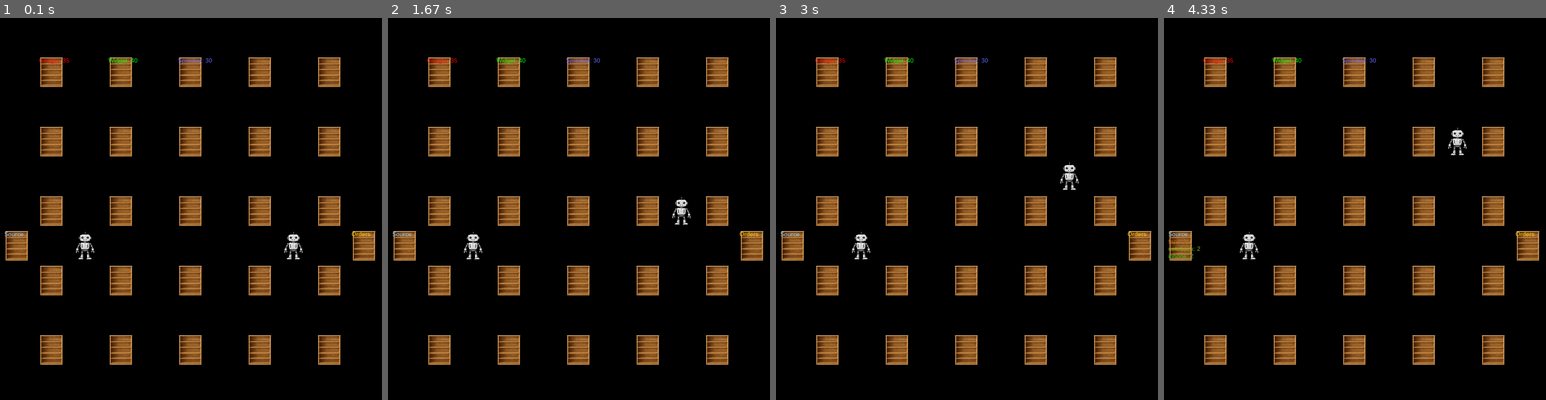
Above: before the commit, frames 1-4 (left to right).
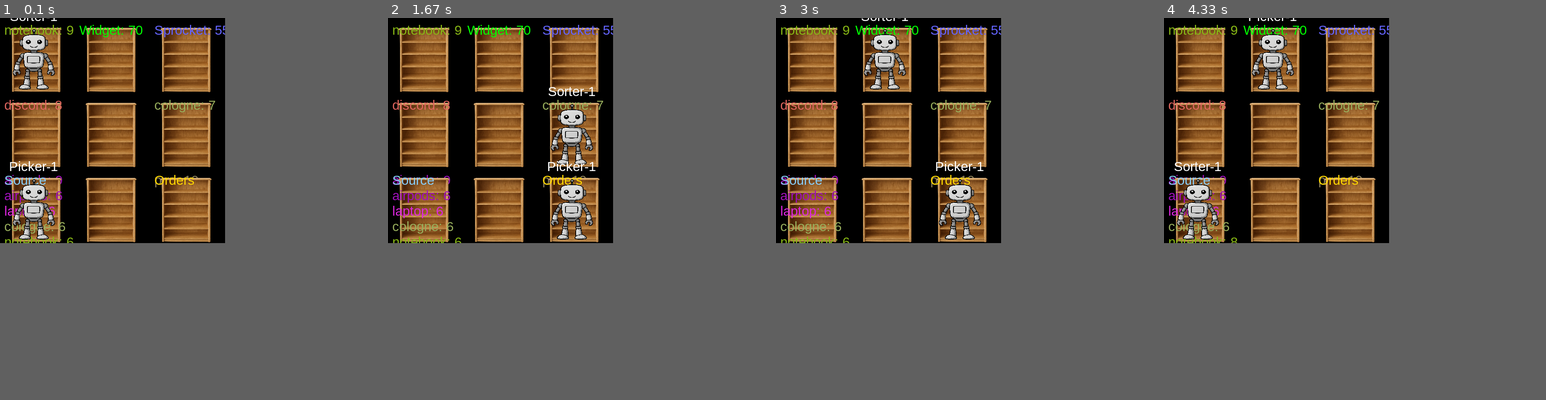
Above: after the commit, the same moments.

Repository: mtfehrer/cs476-project
Game: pygame game, started from updated2d/main.py
The game is run twice, just before and just after one commit, with the same random seed, the same clock (stepped at 60 frames per second) and the same inputs.
Inputs:
- Up to frame 1 (0.1 s): no input
- Up to frame 2 (1.67 s): no input
- Up to frame 3 (3 s): tap 1 at 1.83 s
- Up to frame 4 (4.33 s): tap 2 at 3.17 s
In our replay, the window is 891x891 before the commit and 525x525 after it. These sizes can differ from the game's own. Grey fills any space a smaller window leaves; there, only what the larger window draws over its background counts as a difference.

The runs differ from the first frame. In frame 1, 27% of the frame differs, in the area x 1-99%, y 0-91%; in frame 2, 27%, in the area x 1-99%, y 1-91%; in frame 3, 27%; in frame 4, 27%.

Commit message:
made few changes

Diff:
--- a/updated2d/constants.py
+++ b/updated2d/constants.py
@@ -8,6 +8,8 @@
 BASE_GRID_SIZE = 175
 MAX_SCREEN_WIDTH = 1400
 MAX_SCREEN_HEIGHT = 900
+ORDER_PICKUP_DELAY_SECONDS = 180
+STARTER_SHIPMENT_QUANTITY = 6
 IMPORTER_MIN_SHIPMENTS = 1
 IMPORTER_MAX_SHIPMENTS = 3
 IMPORTER_MIN_UNITS = 1
@@ -18,22 +20,11 @@
 SHELF_IMAGE_PATH = "shelf.png"
 
 
-def _build_storage_map(shelf_rows: int, shelf_cols: int):
-	rows = shelf_rows * 2 + 1
-	cols = shelf_cols * 2 + 1
-	layout = []
-	for r in range(rows):
-		row = []
-		for c in range(cols):
-			if r % 2 == 1 and c % 2 == 1:
-				row.append(1)
-			else:
-				row.append(0)
-		layout.append(row)
-	return layout
-
-
-MAP_LAYOUT = _build_storage_map(5, 5)
+MAP_LAYOUT = [
+	[1, 1, 1],
+	[1, 1, 1],
+	[1, 1, 1],
+]
 GRID_SIZE = min(
 	BASE_GRID_SIZE,
 	MAX_SCREEN_WIDTH // len(MAP_LAYOUT[0]),
@@ -93,30 +84,56 @@
 		random.randint(0, 255),
 		random.randint(0, 255),
 	)
+STARTER_SORT_ITEMS = [
+	"laptop",
+	"airpods",
+	"toothpaste",
+	"notebook",
+	"discord",
+	"pen",
+	"cologne",
+]
 
 ITEM_HOME_LOCATIONS = {}
 for idx, item in enumerate(item_colors.keys()):
 	ITEM_HOME_LOCATIONS[item] = SHELF_POSITIONS[idx % len(SHELF_POSITIONS)]
 
 INITIAL_STOCK = {
-	ITEM_HOME_LOCATIONS["Widget"]: {"Widget": 40},
-	ITEM_HOME_LOCATIONS["Gadget"]: {"Gadget": 35},
-	ITEM_HOME_LOCATIONS["Sprocket"]: {"Sprocket": 30},
+	ITEM_HOME_LOCATIONS["Widget"]: {"Widget": 70},
+	ITEM_HOME_LOCATIONS["Gadget"]: {"Gadget": 60},
+	ITEM_HOME_LOCATIONS["Sprocket"]: {"Sprocket": 55},
+	ITEM_HOME_LOCATIONS["laptop"]: {"laptop": 10},
+	ITEM_HOME_LOCATIONS["airpods"]: {"airpods": 9},
+	ITEM_HOME_LOCATIONS["toothpaste"]: {"toothpaste": 11},
+	ITEM_HOME_LOCATIONS["notebook"]: {"notebook": 9},
+	ITEM_HOME_LOCATIONS["discord"]: {"discord": 8},
+	ITEM_HOME_LOCATIONS["pen"]: {"pen": 10},
+	ITEM_HOME_LOCATIONS["cologne"]: {"cologne": 7},
 }
 
 ROBOT_CONFIG = [
-	{"role": "sorter", "position": (middle_row, 2)},
-	{"role": "picker", "position": (middle_row, len(MAP_LAYOUT[0]) - 3)},
+	{"role": "sorter", "position": (middle_row, 1), "name": "Sorter-1"},
+	{"role": "picker", "position": (0, 1), "name": "Picker-1"},
 ]
 
 USER_ORDER_KEY_BINDINGS = {
-	pygame.K_1: [("Widget", 5)],
-	pygame.K_2: [("Gadget", 3), ("Widget", 2)],
-	pygame.K_3: [("Sprocket", 2), ("Gadget", 1), ("Widget", 1)],
+	pygame.K_1: [("Widget", 12)],
+	pygame.K_2: [("Gadget", 8), ("Widget", 6)],
+	pygame.K_3: [("Sprocket", 6), ("Gadget", 4), ("Widget", 5)],
 }
 
 SAMPLE_ORDERS = [
-	[("Widget", 2), ("Gadget", 1)],
-	[("Sprocket", 3), ("Widget", 1)],
-	[("Gadget", 2), ("Sprocket", 2)],
+	[("laptop", 18), ("airpods", 14)],
+	[("toothpaste", 22), ("notebook", 18)],
+	[("discord", 14), ("pen", 12), ("cologne", 10)],
 ]
+
+# Orders queued immediately at startup to demonstrate picker traffic.
+DEMO_ORDERS = [
+	[("Widget", 12), ("Gadget", 10)],
+	[("Sprocket", 14), ("Widget", 8)],
+	[("laptop", 6), ("toothpaste", 6)],
+	[("pen", 8), ("discord", 6)],
+	[("airpods", 8), ("cologne", 5)],
+	[("notebook", 8), ("Widget", 6), ("Gadget", 4)],
+]
--- a/updated2d/main.py
+++ b/updated2d/main.py
@@ -1,5 +1,7 @@
 import pygame
 import sys
+import random
+from collections import deque
 
 from importer import Importer
 from warehouse import Warehouse
@@ -20,6 +22,9 @@
 	RECEIVING_STATION_POSITIONS,
 	USER_ORDER_KEY_BINDINGS,
 	SAMPLE_ORDERS,
+	STARTER_SORT_ITEMS,
+	STARTER_SHIPMENT_QUANTITY,
+	DEMO_ORDERS,
 )
 
 screen = pygame.display.set_mode(SCREEN_SIZE)
@@ -42,13 +47,26 @@
 	for item_name, quantity in inventory.items():
 		warehouse.stock_shelf(position, item_name, quantity)
 
+starter_items = list(STARTER_SORT_ITEMS)
+random.shuffle(starter_items)
+for item_name in starter_items:
+	warehouse.receive_incoming_shipment(item_name, STARTER_SHIPMENT_QUANTITY)
+
 for robot_config in ROBOT_CONFIG:
-	warehouse.add_robot(robot_config["position"], role=robot_config["role"])
+	warehouse.add_robot(robot_config["position"], role=robot_config["role"], name=robot_config.get("name"))
+
+for idx, demo_order in enumerate(DEMO_ORDERS, start=1):
+	description = ", ".join(f"{quantity}x {item}" for item, quantity in demo_order)
+	print(f"Queuing demo order {idx}: {description}")
+	warehouse.create_user_order(demo_order)
+
+pending_sample_orders = deque(SAMPLE_ORDERS)
+SAMPLE_ORDER_ATTEMPT_INTERVAL = max(1, FRAMERATE // 2)
+sample_order_timer = SAMPLE_ORDER_ATTEMPT_INTERVAL
 
 for idx, sample_order in enumerate(SAMPLE_ORDERS, start=1):
 	description = ", ".join(f"{quantity}x {item}" for item, quantity in sample_order)
-	print(f"Auto-queuing sample order {idx}: {description}")
-	warehouse.create_user_order(sample_order)
+	print(f"Preparing sample order {idx}: {description}")
 
 for key, order in USER_ORDER_KEY_BINDINGS.items():
 	key_name = pygame.key.name(key)
@@ -79,6 +97,13 @@
 		warehouse_importer.add_random_item()
 		add_items_timer = 0
 
+	sample_order_timer += 1
+	if pending_sample_orders and sample_order_timer >= SAMPLE_ORDER_ATTEMPT_INTERVAL:
+		sample_order_timer = 0
+		next_sample_order = pending_sample_orders[0]
+		queued = warehouse.create_user_order(next_sample_order)
+		if queued:
+			pending_sample_orders.popleft()
 
 	warehouse.update(should_move)
 
--- a/updated2d/robot.py
+++ b/updated2d/robot.py
@@ -1,144 +1,42 @@
-import heapq
-from typing import Dict, List, Optional, Tuple
+from typing import Optional, Tuple
 
 from task import Task
 
 
 class MainRobot:
-	def __init__(self, position: Tuple[int, int], robot_id: int, role: str, warehouse):
+	def __init__(self, position: Tuple[int, int], robot_id: int, role: str, warehouse, name: Optional[str] = None):
 		self.position = position
 		self.robot_id = robot_id
 		self.role = role
+		self.name = name or f"{role.capitalize()} #{robot_id}"
 		self.warehouse = warehouse
-		self.path: List[Tuple[int, int]] = []
 		self.current_order: Optional[Task] = None
-		self.inventory: Dict[str, int] = {}
-		self.state = "idle"
+		self.path = []
 
 	def is_available(self) -> bool:
-		return self.state == "idle" and self.current_order is None and not self.path
+		return True
 
 	def goto(self, target: Tuple[int, int]):
-		self.path = self._astar(self.position, target)
-		print("calculated path")
-		print(self.path)
-		if self.path:
-			self.path = self.path[1:]
-			if self.path:
-				self.state = "moving"
-			else:
-				self.state = "idle"
-				if self.current_order:
-					self._fulfill_order()
-				else:
-					self.warehouse.notify_robot_idle(self)
-		else:
-			self.state = "idle"
-			if self.current_order is None:
-				self.warehouse.notify_robot_idle(self)
+		self.position = target
 
-	def _astar(self, start: Tuple[int, int], goal: Tuple[int, int]) -> List[Tuple[int, int]]:
-		def heuristic(a: Tuple[int, int], b: Tuple[int, int]) -> int:
-			return abs(a[0] - b[0]) + abs(a[1] - b[1])
-
-		def get_neighbors(pos: Tuple[int, int]) -> List[Tuple[int, int]]:
-			neighbors = []
-			for dr, dc in [(0, 1), (1, 0), (0, -1), (-1, 0)]:
-				new_r, new_c = pos[0] + dr, pos[1] + dc
-				if 0 <= new_r < len(self.warehouse.map_) and 0 <= new_c < len(self.warehouse.map_[0]):
-					if self.warehouse.map_[new_r][new_c] == 0 or (new_r, new_c) == goal:
-						if not self.warehouse.is_position_occupied(new_r, new_c, exclude_robot=self.robot_id):
-							neighbors.append((new_r, new_c))
-			return neighbors
-
-		frontier = [(0, start)]
-		came_from = {start: None}
-		cost_so_far = {start: 0}
-
-		while frontier:
-			_, current = heapq.heappop(frontier)
-
-			if current == goal:
-				break
-
-			for next_pos in get_neighbors(current):
-				new_cost = cost_so_far[current] + 1
-
-				if next_pos not in cost_so_far or new_cost < cost_so_far[next_pos]:
-					cost_so_far[next_pos] = new_cost
-					priority = new_cost + heuristic(next_pos, goal)
-					heapq.heappush(frontier, (priority, next_pos))
-					came_from[next_pos] = current
-
-		if goal not in came_from:
-			return []
-
-		path = []
-		current = goal
-		while current is not None:
-			path.append(current)
-			current = came_from[current]
-		path.reverse()
-		return path
+	def peek_next_step(self) -> Optional[Tuple[int, int]]:
+		return None
 
 	def execute_order(self, order: Task):
 		self.current_order = order
 		self.goto(order.shelf.position)
 
-	def update(self, should_move: bool):
-		if self.state == "moving" and self.path and should_move:
-			next_pos = self.path[0]
-			print(f"moving to position {next_pos}")
-
-			if not self.warehouse.is_position_occupied(next_pos[0], next_pos[1], exclude_robot=self.robot_id):
-				self.position = next_pos
-				self.path = self.path[1:]
-
-				if not self.path:
-					self.state = "idle"
-					if self.current_order:
-						self._fulfill_order()
-			else:
-				if self.current_order:
-					self.goto(self.current_order.shelf.position)
-
-	def _fulfill_order(self):
-		if not self.current_order:
-			return
-
-		order = self.current_order
-
-		if order.is_pickup:
-			if order.shelf.remove_item(order.item_name, order.quantity):
-				self.inventory[order.item_name] = self.inventory.get(order.item_name, 0) + order.quantity
-				print(f"Robot {self.robot_id} picked up {order.quantity}x {order.item_name}")
-				if order.task_kind == "sort":
-					self.warehouse.handle_sort_pickup_complete(order)
-		else:
-			if order.item_name in self.inventory and self.inventory[order.item_name] >= order.quantity:
-				order.shelf.add_item(order.item_name, order.quantity)
-				self.inventory[order.item_name] -= order.quantity
-				if self.inventory[order.item_name] == 0:
-					del self.inventory[order.item_name]
-				print(f"Robot {self.robot_id} dropped off {order.quantity}x {order.item_name}")
-				if order.order_id is not None:
-					self.warehouse.record_order_fulfillment(order.order_id, order.item_name, order.quantity)
-
-		follow_up = order.follow_up
-		if follow_up:
-			self.current_order = follow_up
-			self.goto(follow_up.shelf.position)
-		else:
+	def update(self, should_move: bool, can_move: bool = True):
+		if self.current_order and should_move:
 			self.current_order = None
-			self.state = "idle"
 			self.warehouse.notify_robot_idle(self)
 
 
 class SorterRobot(MainRobot):
-	def __init__(self, position: Tuple[int, int], robot_id: int, warehouse):
-		super().__init__(position, robot_id, "sorter", warehouse)
+	def __init__(self, position: Tuple[int, int], robot_id: int, warehouse, name: Optional[str] = None):
+		super().__init__(position, robot_id, "sorter", warehouse, name=name)
 
 
 class OrderRobot(MainRobot):
-	def __init__(self, position: Tuple[int, int], robot_id: int, warehouse):
-		super().__init__(position, robot_id, "picker", warehouse)
+	def __init__(self, position: Tuple[int, int], robot_id: int, warehouse, name: Optional[str] = None):
+		super().__init__(position, robot_id, "picker", warehouse, name=name)
--- a/updated2d/warehouse.py
+++ b/updated2d/warehouse.py
@@ -1,4 +1,4 @@
-from collections import deque
+from collections import deque, Counter
 from typing import List, Dict, Tuple, Optional, Set
 
 from shelf import Shelf
@@ -24,6 +24,7 @@
 		self.receiving_station_positions: Set[Tuple[int, int]] = set()
 		self.receiving_transfer_tasks: Dict[Tuple[Tuple[int, int], str], Task] = {}
 		self.order_shipping_assignments: Dict[int, Shelf] = {}
+		self.order_pickup_unlocked = True
 		if shipping_station_positions:
 			for position in shipping_station_positions:
 				station = Shelf(position)
@@ -40,19 +41,19 @@
 				if self.map_[i][j] == 1:
 					self.shelves[(i, j)] = Shelf((i, j))
 
-	def add_robot(self, position: Tuple[int, int], role: str = "sorter") -> MainRobot:
+	def add_robot(self, position: Tuple[int, int], role: str = "sorter", name: Optional[str] = None) -> MainRobot:
 		robot_id = len(self.robots)
-		robot = self._create_robot_instance(position, robot_id, role)
+		robot = self._create_robot_instance(position, robot_id, role, name)
 		self.robots.append(robot)
 		self._assign_task_to_robot(robot)
 		return robot
 
-	def _create_robot_instance(self, position: Tuple[int, int], robot_id: int, role: str) -> MainRobot:
+	def _create_robot_instance(self, position: Tuple[int, int], robot_id: int, role: str, name: Optional[str]) -> MainRobot:
 		if role == "sorter":
-			return SorterRobot(position, robot_id, self)
+			return SorterRobot(position, robot_id, self, name=name)
 		if role in ("picker", "order"):
-			return OrderRobot(position, robot_id, self)
-		return MainRobot(position, robot_id, role, self)
+			return OrderRobot(position, robot_id, self, name=name)
+		return MainRobot(position, robot_id, role, self, name=name)
 
 	def stock_shelf(self, position: Tuple[int, int], item_name: str, quantity: int) -> None:
 		shelf = self.shelves.get(position)
@@ -145,13 +146,8 @@
 	def _find_shelf_with_item(self, item_name: str) -> Optional[Shelf]:
 		home_position = self.item_home_locations.get(item_name)
 		if home_position and home_position in self.shelves:
-			home_shelf = self.shelves[home_position]
-			if home_shelf.get_quantity(item_name) > 0:
-				return home_shelf
-		for shelf in self.shelves.values():
-			if shelf.get_quantity(item_name) > 0:
-				return shelf
-		return None
+			return self.shelves[home_position]
+		return next((shelf for shelf in self.shelves.values() if shelf.get_quantity(item_name) > 0), None)
 
 	def _normalize_order_items(self, order_items) -> List[Tuple[str, int]]:
 		if isinstance(order_items, tuple):
@@ -166,36 +162,30 @@
 			normalized.append((item_name, quantity))
 		return normalized
 
-	def create_user_order(self, order_items) -> None:
+	def create_user_order(self, order_items) -> bool:
 		normalized_items = self._normalize_order_items(order_items)
 		if not normalized_items:
 			print("Invalid order request")
-			return
+			return False
 		shipping_station = self._select_station(self.shipping_stations)
 		if not shipping_station:
 			print("No shipping station configured")
-			return
+			return False
 		prepared_lines: List[Tuple[str, int, Shelf]] = []
 		for item_name, quantity in normalized_items:
 			source_shelf = self._find_shelf_with_item(item_name)
 			if not source_shelf:
-				print(f"Item {item_name} unavailable for order")
 				continue
-			available = source_shelf.get_quantity(item_name)
-			actual_quantity = min(quantity, available)
-			if actual_quantity <= 0:
-				print(f"Item {item_name} out of stock")
-				continue
-			prepared_lines.append((item_name, actual_quantity, source_shelf))
+			prepared_lines.append((item_name, quantity, source_shelf))
 		if not prepared_lines:
-			print("Order could not be queued; no items available")
-			return
+			return False
 		order_id = self.next_order_id
 		self.next_order_id += 1
 		order = Order(order_id, [(item, quantity) for item, quantity, _ in prepared_lines])
 		self.orders[order_id] = order
 		print(f"Queued order #{order_id} for {order.describe()}")
 		self._queue_order_tasks(order_id, prepared_lines, shipping_station)
+		return True
 
 	def _queue_order_tasks(self, order_id: int, prepared_lines: List[Tuple[str, int, Shelf]], shipping_station: Shelf) -> None:
 		self.order_shipping_assignments[order_id] = shipping_station
@@ -223,6 +213,33 @@
 			print(f"Order #{order_id} packed and cleared from order shelf")
 			del self.orders[order_id]
 
+	def _has_open_order_for_item(self, item_name: str) -> bool:
+		for order in self.orders.values():
+			if order.remaining.get(item_name, 0) > 0:
+				return True
+		return False
+
+	def unlock_order_pickup(self) -> None:
+		if self.order_pickup_unlocked:
+			return
+		self.order_pickup_unlocked = True
+		print("Order pickup unlocked; dispatching picker tasks")
+		self._assign_tasks()
+
+	def handle_sort_dropoff(self, shelf: Shelf, item_name: str, quantity: int) -> None:
+		if quantity <= 0:
+			return
+		if self._has_open_order_for_item(item_name):
+			return
+		shipping_station = self._select_station(self.shipping_stations)
+		if not shipping_station:
+			return
+		available = shelf.get_quantity(item_name)
+		if available <= 0:
+			return
+		request_qty = min(quantity, available)
+		self.create_user_order([(item_name, request_qty)])
+
 	def handle_sort_pickup_complete(self, task: Task) -> None:
 		if task.task_kind != "sort":
 			return
@@ -236,19 +253,43 @@
 	def notify_robot_idle(self, robot: MainRobot) -> None:
 		self._assign_task_to_robot(robot)
 
+	def is_walkable(self, row: int, col: int) -> bool:
+		return (
+			0 <= row < len(self.map_)
+			and 0 <= col < len(self.map_[0])
+			and self.map_[row][col] == 0
+		)
+
 	def _assign_tasks(self) -> None:
 		for robot in self.robots:
 			self._assign_task_to_robot(robot)
 
 	def _assign_task_to_robot(self, robot: MainRobot) -> None:
-		if not robot.is_available():
-			return
-		if robot.role == "sorter" and self.sort_task_queue:
-			task = self.sort_task_queue.popleft()
-			robot.execute_order(task)
-		elif robot.role == "picker" and self.order_task_queue:
-			task = self.order_task_queue.popleft()
-			robot.execute_order(task)
+		queue = self.sort_task_queue or self.order_task_queue
+		if queue:
+			robot.execute_order(queue.popleft())
+
+	def get_adjacent_path_position(self, target: Tuple[int, int]) -> Optional[Tuple[int, int]]:
+		rows, cols = len(self.map_), len(self.map_[0])
+		r, c = target
+		if 0 <= r < rows and 0 <= c < cols and self.map_[r][c] == 0:
+			return target
+		visited = set()
+		queue = deque([((r, c), 0)])
+		while queue:
+			(pos_r, pos_c), dist = queue.popleft()
+			for dr, dc in [(0, 1), (1, 0), (0, -1), (-1, 0)]:
+				nr, nc = pos_r + dr, pos_c + dc
+				if not (0 <= nr < rows and 0 <= nc < cols):
+					continue
+				if (nr, nc) in visited:
+					continue
+				visited.add((nr, nc))
+				if self.map_[nr][nc] == 0:
+					return (nr, nc)
+				if dist < 2:
+					queue.append(((nr, nc), dist + 1))
+		return None
 
 	def is_position_occupied(self, row: int, col: int, exclude_robot: int = -1) -> bool:
 		for robot in self.robots:
@@ -264,9 +305,63 @@
 		return False
 
 	def update(self, should_move: bool):
-		for robot in self.robots:
-			robot.update(should_move)
+		move_permissions = self._compute_move_permissions(should_move)
+		for robot in self.robots:
+			robot.update(should_move, can_move=move_permissions.get(robot.robot_id, True))
 		self._assign_tasks()
+
+	def _compute_move_permissions(self, should_move: bool) -> Dict[int, bool]:
+		if not should_move:
+			return {}
+		desired_moves: Dict[int, Tuple[int, int]] = {}
+		for robot in self.robots:
+			step = robot.peek_next_step()
+			if step:
+				desired_moves[robot.robot_id] = step
+		if not desired_moves:
+			return {}
+
+		target_counts = Counter(desired_moves.values())
+		position_lookup = {robot.position: robot.robot_id for robot in self.robots}
+		permissions: Dict[int, bool] = {}
+		debug_msgs = []
+		for robot in self.robots:
+			step = desired_moves.get(robot.robot_id)
+			if step is None:
+				continue
+
+			can_move = True
+
+			if target_counts[step] > 1:
+				priority_robot = min(rid for rid, pos in desired_moves.items() if pos == step)
+				if robot.robot_id != priority_robot:
+					can_move = False
+					debug_msgs.append(f"Robot {robot.robot_id} yields to {priority_robot} to avoid clash at {step}")
+
+			occupant_id = position_lookup.get(step)
+			if occupant_id is not None and occupant_id != robot.robot_id:
+				occupant_target = desired_moves.get(occupant_id)
+				occupant_leaving = occupant_target is not None and occupant_target != step
+				if occupant_target == robot.position:
+					# allow only one robot in a head-on swap; lower id wins the tie
+					can_move = robot.robot_id < occupant_id
+					if can_move:
+						debug_msgs.append(f"Robot {robot.robot_id} proceeds in swap with {occupant_id} toward {step}")
+					else:
+						debug_msgs.append(f"Robot {robot.robot_id} pauses to avoid swap with {occupant_id} at {step}")
+				elif not occupant_leaving:
+					can_move = False
+					debug_msgs.append(f"Robot {robot.robot_id} waits; {occupant_id} occupies {step}")
+
+			permissions[robot.robot_id] = can_move
+		if debug_msgs:
+			seen = set()
+			for msg in debug_msgs:
+				if msg in seen:
+					continue
+				seen.add(msg)
+				print(msg)
+		return permissions
 
 	def render(self, screen, shelf_img, robot_img, grid_size):
 		for pos, shelf in self.shelves.items():
@@ -285,7 +380,11 @@
 			self._render_station_column(screen, shelf_img, grid_size, self.shipping_stations, "Orders", (255, 215, 0))
 
 		for robot in self.robots:
-			screen.blit(robot_img, (robot.position[1] * grid_size, robot.position[0] * grid_size))
+			robot_pos = (robot.position[1] * grid_size, robot.position[0] * grid_size)
+			screen.blit(robot_img, robot_pos)
+			label = font.render(robot.name, True, (255, 255, 255))
+			label_rect = label.get_rect(center=(robot_pos[0] + robot_img.get_width() // 2, robot_pos[1] - 5))
+			screen.blit(label, label_rect)
 
 	def get_random_shelf(self) -> Shelf:
 		shelves_list = list(self.shelves.values())
